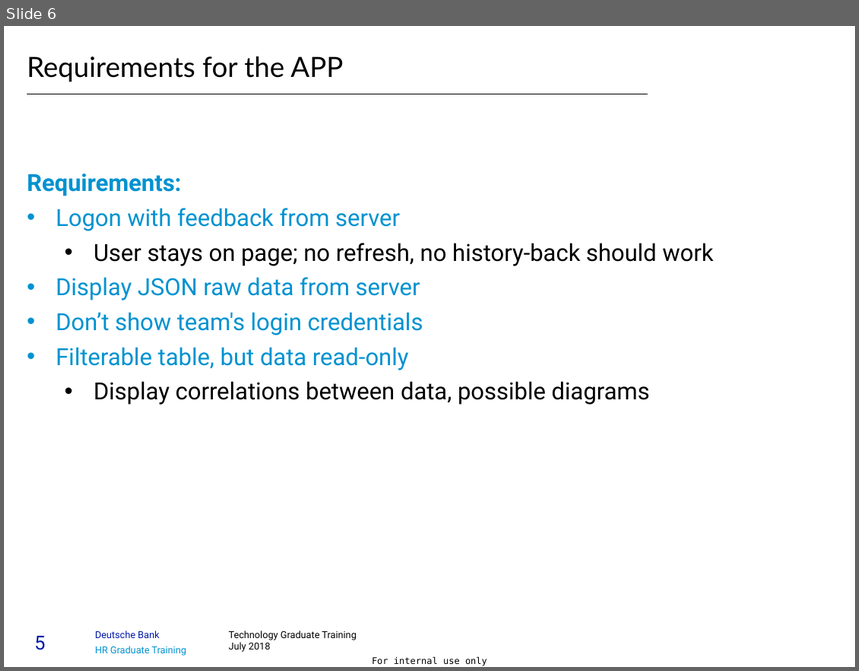
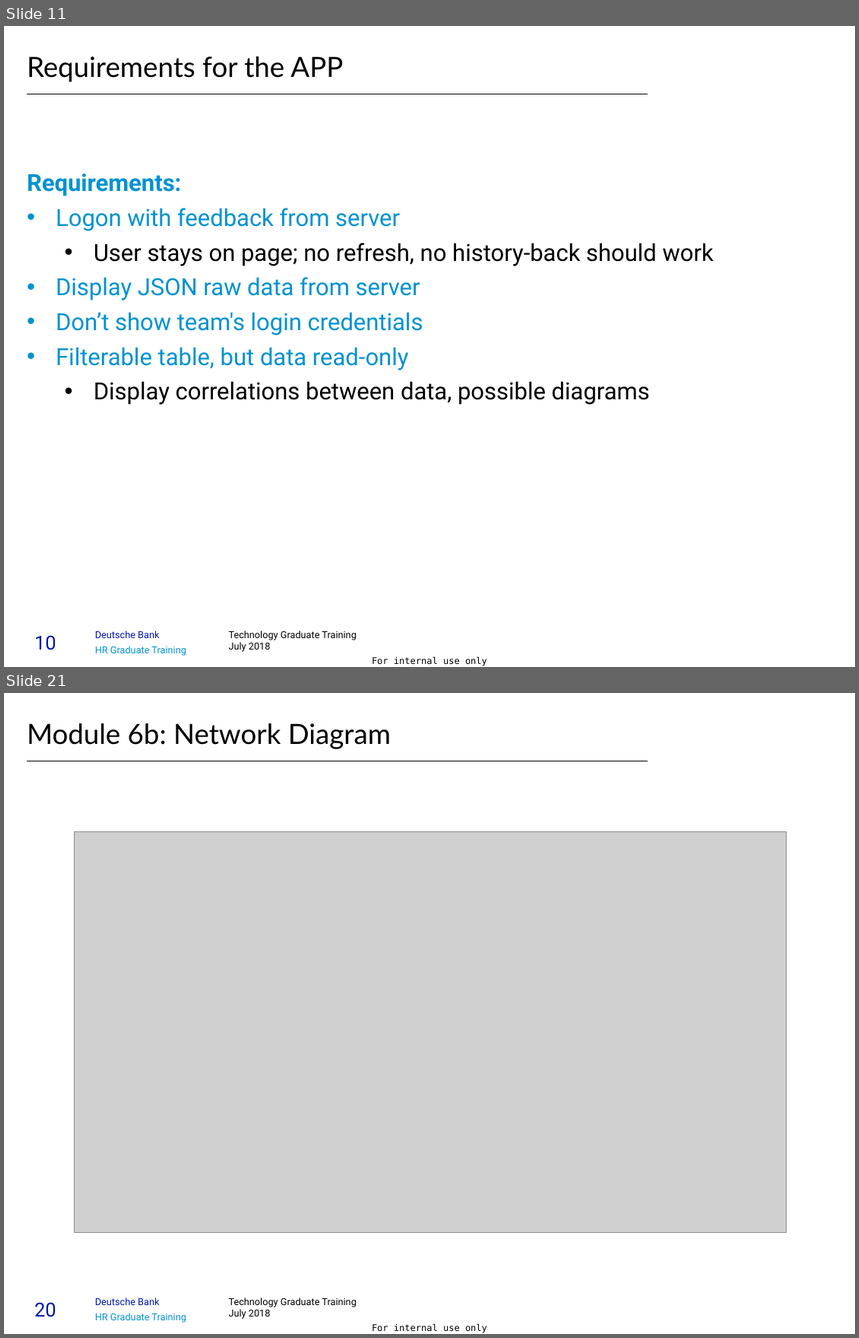
Before and after one commit to timurbaev1996/case_study, a slide deck: business/FinalPresentationGroupC1_1.pptx. Shown one above the other, each under a label of ours: slide 6 before the commit, slides 11 and 21 after it; the slides between them are not shown. The pictures are 859x671 and 859x1338 pixels, drawn with LibreOffice and Linux fonts; fonts in the diff are those of the drawing; grey boxes stand for pictures. Boxes give left, top, right and bottom in pixels: in the first picture for what was removed or moved away, otherwise in the second. Text is boxed around its words. In the diff, an @@ line names an element or a change of style, - is before the commit and + after.

```diff
--- a/business/FinalPresentationGroupC1_1.pptx
+++ b/business/FinalPresentationGroupC1_1.pptx
@@ slide 21 added at [4,693,855,1334], background #FFFFFF; not listed: 5 template elements that a slide beside it also shows @@
@@ title added at [27,723,391,749], 26 pt, text #000000 @@
+Module 6b: Network Diagram
@@ line added from (27, 761) to (648, 761), #000000 1 pt @@
@@ picture added at [74,832,787,1233] @@
@@ what was slide 6 is now slide 11 @@
@@ page number at [34,635,56,650]: text changed @@
-5
+10
```
Also in this commit, not shown: 6 slides changed, 10 other slides added, 2 slides removed, 3 other files.
